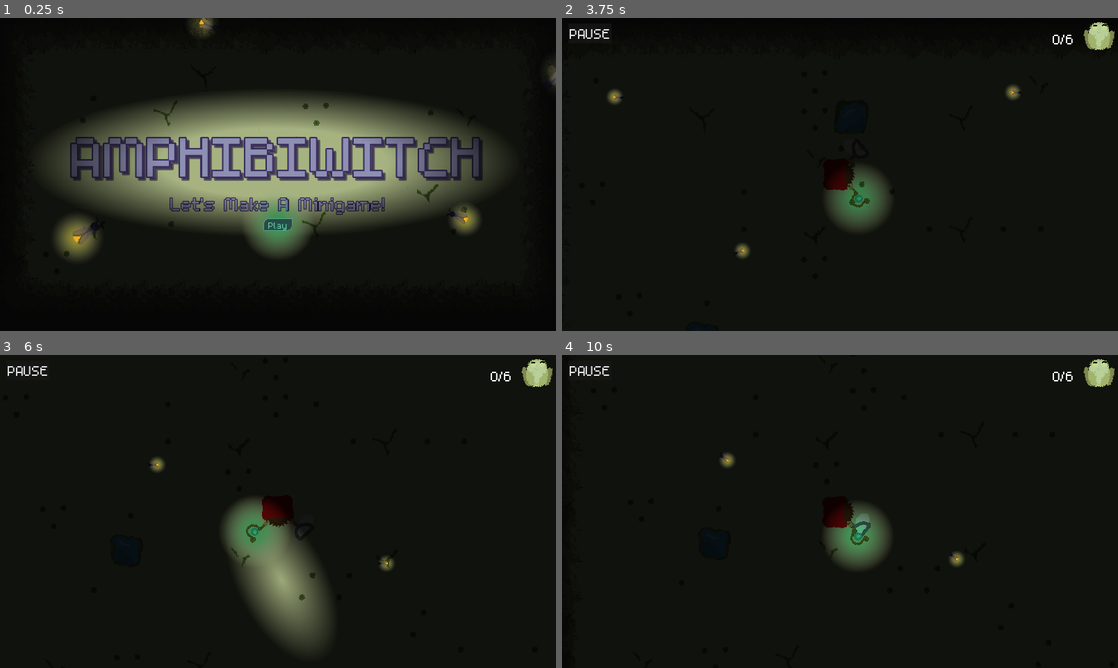
Above: before the commit, frames 1-4 (two rows, left to right).
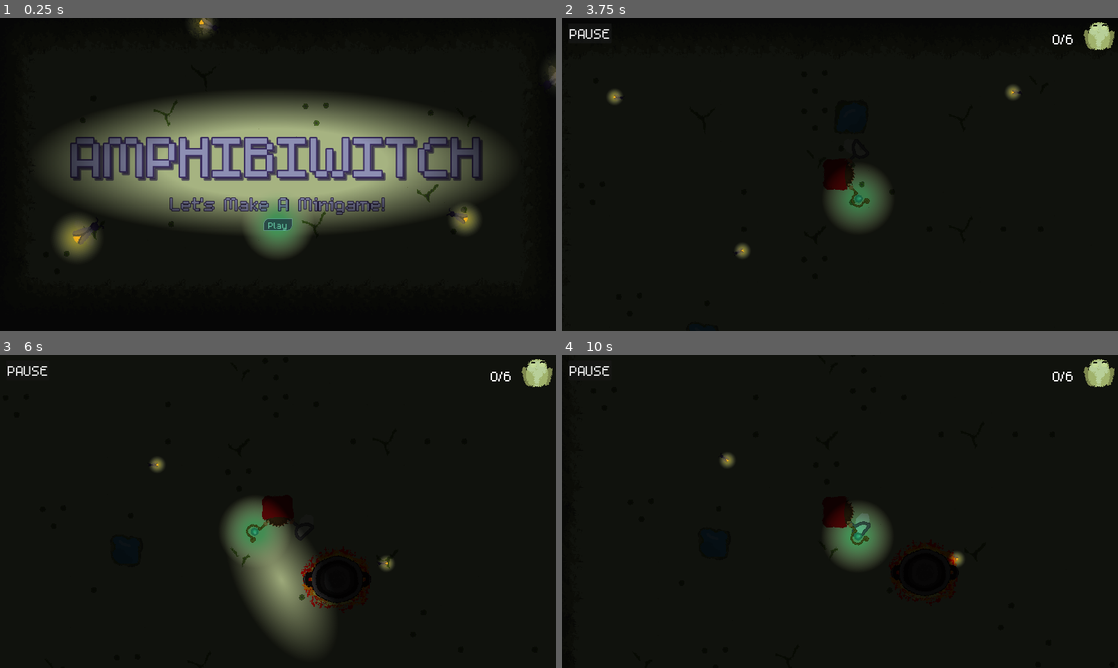
Above: after the commit, the same moments.

Repository: Splashy-Inc/amphibiwitch
Game: Godot game, scene res://SCENES/screen_manager.tscn
The game is run twice, just before and just after one commit, with the same random seed, the same clock (stepped at 60 frames per second) and the same inputs. The engine's default icon, where the game draws it, is replaced by a stand-in: a white triangle on a blue panel in a dark square. Sound files missing from this copy of the repository are replaced by a short silence.
Inputs (mouse positions are in pixels of both pictures, inside the frame that each line leads up to):
- Up to frame 1 (0.25 s): no input
- Up to frame 2 (3.75 s): click "Play" at 0.5 s; click "PAUSE" at 1.25 s; click "Restart" at 2 s; tap Enter at 2.75 s; move the mouse to (962, 158) at 2.77 s; hold D (right) 2.78-3.53 s; hold Right mouse button (light) 2.78-3.53 s; click (962, 158) at 2.92 s; move the mouse to (728, 190) at 3.52 s; hold S (down) from 3.53 s (still down); right-click (728, 190) at 3.6 s
- Up to frame 3 (6 s): move the mouse to (333, 442) at 4.27 s; release S (down) at 4.28 s; press the mouse at (333, 442) at 4.28 s; hold D (right) 4.28-5.03 s; right-click (333, 442) at 4.55 s; move the mouse to (250, 574) at 5.02 s; release the mouse at (250, 574) at 5.03 s; hold W (up) 5.03-5.78 s; right-click (250, 574) at 5.1 s; click (250, 574) at 5.17 s; move the mouse to (444, 558) at 5.77 s; hold A (left) from 5.78 s (still down); hold Right mouse button (light) from 5.78 s (still down)
- Up to frame 4 (10 s): move the mouse to (673, 464) at 6.52 s; release Right mouse button (light) at 6.53 s; click (673, 464) at 6.6 s; right-click (673, 464) at 6.8 s; move the mouse to (867, 511) at 7.27 s; release A (left) at 7.28 s; hold S (down) 7.28-8.03 s; hold Right mouse button (light) 7.28-8.03 s; click (867, 511) at 7.42 s; move the mouse to (756, 433) at 8.02 s; hold D (right) 8.03-8.78 s; right-click (756, 433) at 8.1 s; move the mouse to (962, 495) at 8.77 s; press the mouse at (962, 495) at 8.78 s; hold W (up) 8.78-9.53 s; right-click (962, 495) at 9.05 s; move the mouse to (728, 527) at 9.52 s; release the mouse at (728, 527) at 9.53 s; hold D (right) from 9.53 s (still down); right-click (728, 527) at 9.6 s; click (728, 527) at 9.67 s

Frames 1-2 are identical in both runs. In frame 3, 0.5% of the frame differs, in the area x 54-61%, y 64-82%; in frame 4, less than 0.1%.

Commit message:
Coudron and fire

Diff:
--- a/SCENES/GUI/main_menu.tscn
+++ b/SCENES/GUI/main_menu.tscn
@@ -5,7 +5,7 @@
 [ext_resource type="FontFile" uid="uid://di1ynwh6doxnf" path="res://ASSETS/Font/m5x7.ttf" id="3_mnfv6"]
 [ext_resource type="PackedScene" uid="uid://b7600w3ihvnlg" path="res://SCENES/MainMenu_tilemap_background.tscn" id="3_npyma"]
 [ext_resource type="StyleBox" uid="uid://b5bcx1v43ydd3" path="res://button_box_focus.tres" id="4_84i8b"]
-[ext_resource type="PackedScene" uid="uid://dtrxpwxa5y3r" path="res://SCENES/firefly.tscn" id="5_wju8h"]
+[ext_resource type="PackedScene" uid="uid://dtrxpwxa5y3r" path="res://SCENES/creatures/firefly.tscn" id="5_wju8h"]
 [ext_resource type="Texture2D" uid="uid://w1hpwnxyhxto" path="res://SCENES/passive_light.tres" id="6_3lo0l"]
 [ext_resource type="Shader" path="res://light.gdshader" id="6_4j71s"]
 [ext_resource type="Shader" path="res://world_light.gdshader" id="7_08fn7"]
--- a/SCENES/firefly.tscn
+++ b/SCENES/creatures/firefly.tscn
@@ -1,16 +1,16 @@
 [gd_scene load_steps=13 format=3 uid="uid://dtrxpwxa5y3r"]
 
-[ext_resource type="Script" path="res://SCRIPTS/firefly.gd" id="1_5j5rq"]
-[ext_resource type="Texture2D" uid="uid://beb2ya8fefyvb" path="res://ASSETS/Art/firefly.png" id="1_bpeie"]
-[ext_resource type="Texture2D" uid="uid://kpubr7xupcwj" path="res://SCENES/firefly_light_texture.tres" id="3_qcv6b"]
-[ext_resource type="Shader" path="res://light.gdshader" id="4_wffx1"]
+[ext_resource type="Script" path="res://SCRIPTS/firefly.gd" id="1_xe5vj"]
+[ext_resource type="Texture2D" uid="uid://beb2ya8fefyvb" path="res://ASSETS/Art/firefly.png" id="2_ccrd5"]
+[ext_resource type="Texture2D" uid="uid://kpubr7xupcwj" path="res://SCENES/creatures/firefly_light_texture.tres" id="3_ru4ek"]
+[ext_resource type="Shader" path="res://light.gdshader" id="4_p31lw"]
 
 [sub_resource type="AtlasTexture" id="AtlasTexture_rfwnd"]
-atlas = ExtResource("1_bpeie")
+atlas = ExtResource("2_ccrd5")
 region = Rect2(0, 0, 128, 128)
 
 [sub_resource type="AtlasTexture" id="AtlasTexture_mvs1f"]
-atlas = ExtResource("1_bpeie")
+atlas = ExtResource("2_ccrd5")
 region = Rect2(128, 0, 128, 128)
 
 [sub_resource type="SpriteFrames" id="SpriteFrames_dg7is"]
@@ -91,13 +91,13 @@
 position = Vector2(0, 29)
 color = Color(0.980392, 0.835294, 0.329412, 1)
 energy = 0.5
-texture = ExtResource("3_qcv6b")
+texture = ExtResource("3_ru4ek")
 
 [node name="Sprite2D" type="Sprite2D" parent="Node2D"]
 z_index = 11
 material = SubResource("ShaderMaterial_xk4u7")
 position = Vector2(0, 29)
-texture = ExtResource("3_qcv6b")
+texture = ExtResource("3_ru4ek")
 
 [node name="Area2D" type="Area2D" parent="Node2D"]
 position = Vector2(0, 29)
--- /dev/null
+++ b/SCENES/objects/cauldron.tscn
@@ -0,0 +1,74 @@
+[gd_scene load_steps=10 format=3 uid="uid://cd5tokqq2iyj8"]
+
+[ext_resource type="Texture2D" uid="uid://blbucdqvpywob" path="res://ASSETS/Art/cauldron/FireSprite.png" id="1_dqloc"]
+[ext_resource type="Texture2D" uid="uid://dbbul4jjtjivs" path="res://ASSETS/Art/cauldron/culdronin.png" id="2_o7dwb"]
+
+[sub_resource type="AtlasTexture" id="AtlasTexture_5im3g"]
+atlas = ExtResource("1_dqloc")
+region = Rect2(256, 0, 256, 256)
+
+[sub_resource type="AtlasTexture" id="AtlasTexture_p28ip"]
+atlas = ExtResource("1_dqloc")
+region = Rect2(512, 0, 256, 256)
+
+[sub_resource type="AtlasTexture" id="AtlasTexture_doumj"]
+atlas = ExtResource("1_dqloc")
+region = Rect2(768, 0, 256, 256)
+
+[sub_resource type="AtlasTexture" id="AtlasTexture_xtlnj"]
+atlas = ExtResource("1_dqloc")
+region = Rect2(1024, 0, 256, 256)
+
+[sub_resource type="AtlasTexture" id="AtlasTexture_epa5q"]
+atlas = ExtResource("1_dqloc")
+region = Rect2(1280, 0, 256, 256)
+
+[sub_resource type="AtlasTexture" id="AtlasTexture_4s8o8"]
+atlas = ExtResource("1_dqloc")
+region = Rect2(0, 0, 256, 256)
+
+[sub_resource type="SpriteFrames" id="SpriteFrames_m6er2"]
+animations = [{
+"frames": [{
+"duration": 1.0,
+"texture": SubResource("AtlasTexture_5im3g")
+}, {
+"duration": 1.0,
+"texture": SubResource("AtlasTexture_p28ip")
+}, {
+"duration": 1.0,
+"texture": SubResource("AtlasTexture_doumj")
+}, {
+"duration": 1.0,
+"texture": SubResource("AtlasTexture_xtlnj")
+}, {
+"duration": 1.0,
+"texture": SubResource("AtlasTexture_epa5q")
+}],
+"loop": true,
+"name": &"fire_on",
+"speed": 5.0
+}, {
+"frames": [{
+"duration": 1.0,
+"texture": SubResource("AtlasTexture_4s8o8")
+}],
+"loop": true,
+"name": &"idle",
+"speed": 5.0
+}]
+
+[node name="Cauldron" type="StaticBody2D"]
+z_index = 2
+
+[node name="Fire" type="AnimatedSprite2D" parent="."]
+sprite_frames = SubResource("SpriteFrames_m6er2")
+animation = &"fire_on"
+autoplay = "fire_on"
+frame_progress = 0.931516
+
+[node name="Pot" type="Sprite2D" parent="."]
+texture = ExtResource("2_o7dwb")
+
+[node name="CollisionPolygon2D" type="CollisionPolygon2D" parent="."]
+polygon = PackedVector2Array(-6, -83.3, -6, -81.6, -35.1, -74, -37.5, -74, -65.5, -58, -68.1, -58, -79, -42, -80.4, -42, -85, -29.4, -85, -28.5, -92.3, -26, -97.6, -26, -106.6, -20, -108.1, -20, -115.1, -9, -117.2, -9, -116, 2.2, -116, 8.8, -111, 13.8, -111, 16.2, -97, 24.1, -97, 26.6, -90.9, 25, -89.7, 25, -85.7, 28, -84.4, 28, -81, 38.3, -81, 39.7, -69, 54.7, -69, 56.2, -37, 72.2, -37, 73.6, -21, 77.5, -21, 79, 19.4, 79, 55.4, 65, 56.8, 65, 65.7, 57, 68.1, 57, 79, 41, 80.4, 41, 85, 28.4, 85, 27.6, 97.4, 25, 100.8, 25, 109.7, 17, 111.2, 17, 115.2, 9, 117, 9, 117, -6.5, 113, -13.5, 113, -15.9, 102, -25, 102, -27, 88.1, -27, 69, -55.7, 69, -57.2, 39, -72.3, 39, -73.5, 21, -78.5, 21, -79.8)
--- a/SCENES/playground.tscn
+++ b/SCENES/playground.tscn
@@ -1,13 +1,14 @@
-[gd_scene load_steps=12 format=3 uid="uid://dhvgc0glasyim"]
+[gd_scene load_steps=13 format=3 uid="uid://dhvgc0glasyim"]
 
 [ext_resource type="Script" path="res://SCRIPTS/playground.gd" id="1_5e8d0"]
 [ext_resource type="PackedScene" uid="uid://b3pegdwcapkhe" path="res://SCENES/tilemap_background.tscn" id="2_fetls"]
 [ext_resource type="Shader" path="res://world_light.gdshader" id="2_k1kh8"]
 [ext_resource type="PackedScene" uid="uid://do6vv53psm4aw" path="res://SCENES/player.tscn" id="3_7v63e"]
-[ext_resource type="PackedScene" uid="uid://ctedc5thhssj2" path="res://SCENES/frog.tscn" id="4_vxm8d"]
-[ext_resource type="PackedScene" uid="uid://dtrxpwxa5y3r" path="res://SCENES/firefly.tscn" id="5_svg8i"]
+[ext_resource type="PackedScene" uid="uid://ctedc5thhssj2" path="res://SCENES/creatures/frog.tscn" id="4_vxm8d"]
+[ext_resource type="PackedScene" uid="uid://dtrxpwxa5y3r" path="res://SCENES/creatures/firefly.tscn" id="5_svg8i"]
 [ext_resource type="PackedScene" uid="uid://b77mh17y84d50" path="res://SCENES/GUI/mobile_controls.tscn" id="7_uhrci"]
 [ext_resource type="PackedScene" uid="uid://bvp1lppkqj5qi" path="res://SCENES/GUI/level_ui.tscn" id="8_y8n3e"]
+[ext_resource type="PackedScene" uid="uid://cd5tokqq2iyj8" path="res://SCENES/objects/cauldron.tscn" id="9_71atx"]
 
 [sub_resource type="ShaderMaterial" id="ShaderMaterial_mwxo7"]
 shader = ExtResource("2_k1kh8")
@@ -113,6 +114,9 @@
 position = Vector2(2210, 793)
 rotation = -0.459022
 
+[node name="Cauldron" parent="." instance=ExtResource("9_71atx")]
+position = Vector2(1304, 1187)
+
 [node name="MobileControls" parent="." instance=ExtResource("7_uhrci")]
 
 [node name="LevelUI" parent="." instance=ExtResource("8_y8n3e")]
Binary file added: ASSETS/Art/cauldron/FireSprite.png
Not shown, added: ASSETS/Art/cauldron/FireSprite.png.import
Binary file added: ASSETS/Art/cauldron/culdronin.png
Not shown, added: ASSETS/Art/cauldron/culdronin.png.import
Not shown: 2 places in SCENES/creatures/firefly.tscn that only renumber resources
Renamed: SCENES/firefly_light_texture.tres -> SCENES/creatures/firefly_light_texture.tres
Renamed: SCENES/frog.tscn -> SCENES/creatures/frog.tscn
Not shown, added: ASSETS/GIMP/CouldronSingleLG.xcf
Not shown, added: ASSETS/GIMP/FireSprite.xcf
Not shown, added: ASSETS/GIMP/cauldronLiquid.xcf
Not shown, added: ASSETS/GIMP/culdronin.xcf
